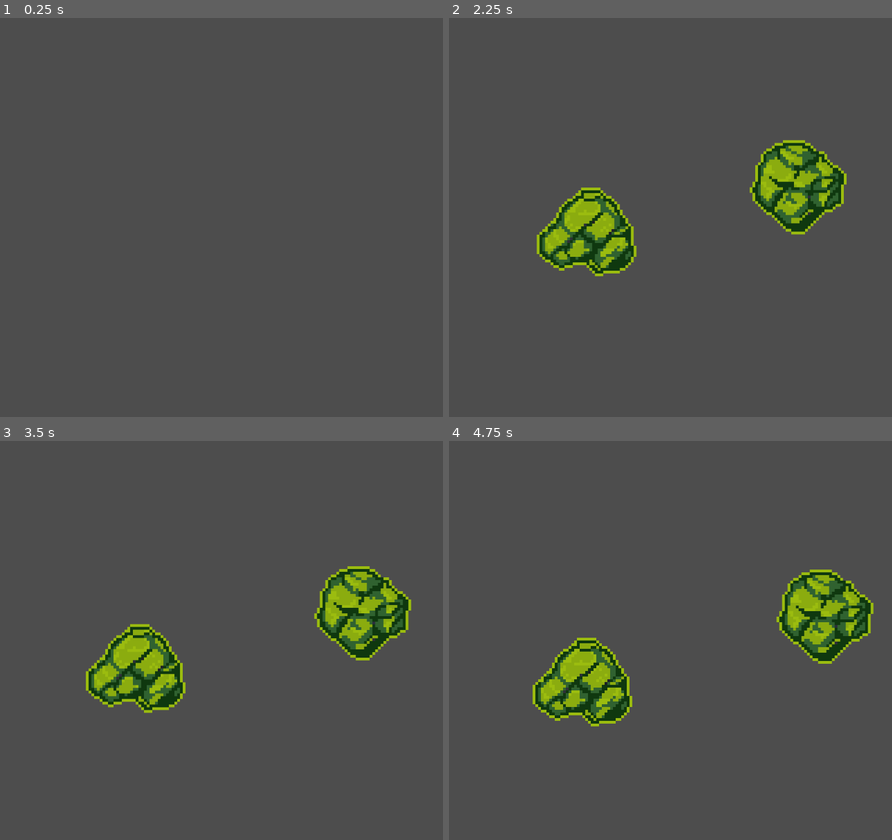
Above: before the commit, frames 1-4 (two rows, left to right).
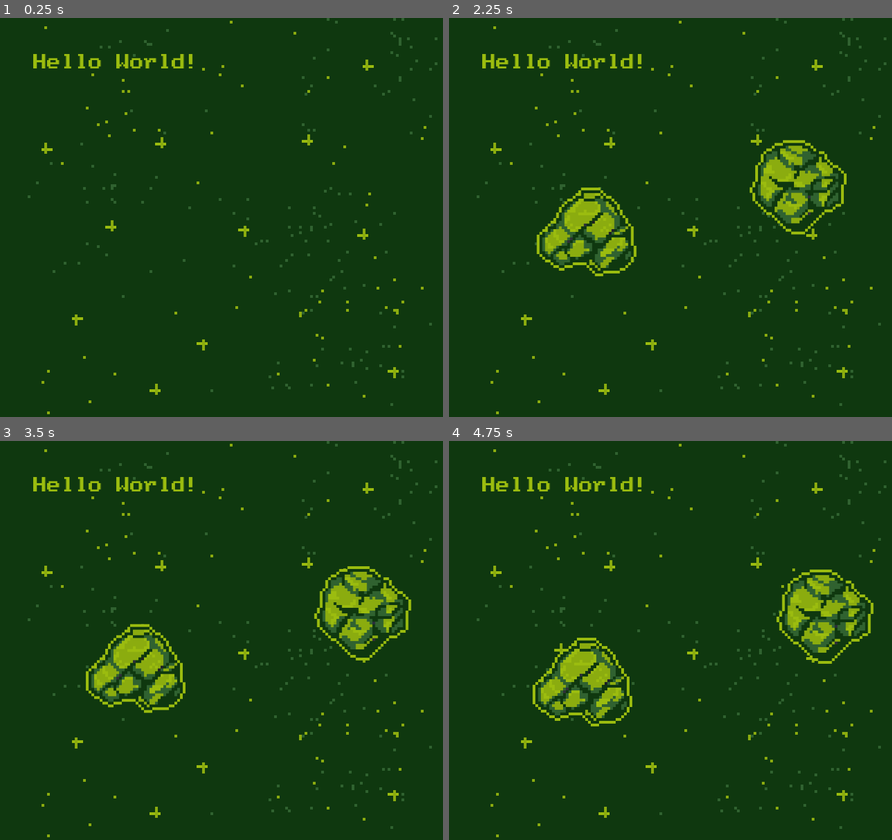
Above: after the commit, the same moments.

Repository: ceafin/20GC_Challenge04_Asteroids
Game: Godot game, scene res://scenes/main_game.tscn
The game is run twice, just before and just after one commit, with the same random seed, the same clock (stepped at 60 frames per second) and the same inputs.
Inputs:
- Up to frame 1 (0.25 s): no input
- Up to frame 2 (2.25 s): tap Enter at 0.5, 2 s; hold Right (turn_right) 0.53-1.28 s; tap Space (shoot) at 0.6, 1.25, 2.1 s; hold Down (backwards) 1.28-2.03 s; tap Shift (teleport) at 1.35 s; hold Right (turn_right) from 2.03 s (still down)
- Up to frame 3 (3.5 s): release Right (turn_right) at 2.78 s; hold Up (forward) from 2.78 s (still down); tap Shift (teleport) at 2.85 s
- Up to frame 4 (4.75 s): release Up (forward) at 3.53 s; hold Left (turn_left) from 3.53 s (still down); tap Space (shoot) at 3.6 s; tap Shift (teleport) at 4.35 s

The runs differ from the first frame. In frame 1, 100% of the frame differs, in the area x 0-100%, y 0-100%; in frame 2, 93%; in frame 3, 93%; in frame 4, 93%.

Commit message:
beginning the UI stuff

Diff:
--- /dev/null
+++ b/resources/base_ui_theme.tres
@@ -0,0 +1,25 @@
+[gd_resource type="Theme" load_steps=4 format=3 uid="uid://464adssc8ko4"]
+
+[ext_resource type="FontFile" uid="uid://4ddbr6nuc0yi" path="res://fonts/Ac437_PhoenixEGA_8x8.ttf" id="1_q3bsw"]
+
+[sub_resource type="StyleBoxFlat" id="StyleBoxFlat_q3bsw"]
+bg_color = Color(0.188235, 0.384314, 0.188235, 1)
+
+[sub_resource type="StyleBoxFlat" id="StyleBoxFlat_phu5m"]
+bg_color = Color(0.0588235, 0.219608, 0.0588235, 1)
+
+[resource]
+resource_name = "BaseUITheme"
+Button/colors/font_color = Color(0.607843, 0.737255, 0.0588235, 1)
+Button/colors/font_hover_color = Color(0.607843, 0.737255, 0.0588235, 1)
+Button/colors/font_outline_color = Color(0.0588235, 0.219608, 0.0588235, 1)
+Button/constants/outline_size = 2
+Button/font_sizes/font_size = 6
+Button/fonts/font = ExtResource("1_q3bsw")
+Button/styles/hover = SubResource("StyleBoxFlat_q3bsw")
+Button/styles/normal = SubResource("StyleBoxFlat_phu5m")
+Label/colors/font_color = Color(0.607843, 0.737255, 0.0588235, 1)
+Label/colors/font_outline_color = Color(0.0588235, 0.219608, 0.0588235, 1)
+Label/constants/outline_size = 2
+Label/font_sizes/font_size = 6
+Label/fonts/font = ExtResource("1_q3bsw")
--- /dev/null
+++ b/scenes/explosion.tscn
@@ -0,0 +1,56 @@
+[gd_scene load_steps=9 format=3 uid="uid://dopxm8ibxrf4p"]
+
+[ext_resource type="Texture2D" uid="uid://bxxn5bt73jah8" path="res://assets/explode.png" id="1_nfeox"]
+[ext_resource type="Script" uid="uid://c60j1hxs8u3lp" path="res://scripts/explosion.gd" id="2_aw4cw"]
+
+[sub_resource type="AtlasTexture" id="AtlasTexture_3el85"]
+atlas = ExtResource("1_nfeox")
+region = Rect2(0, 0, 16, 16)
+
+[sub_resource type="AtlasTexture" id="AtlasTexture_hbmxj"]
+atlas = ExtResource("1_nfeox")
+region = Rect2(16, 0, 16, 16)
+
+[sub_resource type="AtlasTexture" id="AtlasTexture_xfoey"]
+atlas = ExtResource("1_nfeox")
+region = Rect2(32, 0, 16, 16)
+
+[sub_resource type="AtlasTexture" id="AtlasTexture_v8gpv"]
+atlas = ExtResource("1_nfeox")
+region = Rect2(48, 0, 16, 16)
+
+[sub_resource type="AtlasTexture" id="AtlasTexture_cun36"]
+atlas = ExtResource("1_nfeox")
+region = Rect2(64, 0, 16, 16)
+
+[sub_resource type="SpriteFrames" id="SpriteFrames_vk406"]
+animations = [{
+"frames": [{
+"duration": 1.0,
+"texture": SubResource("AtlasTexture_3el85")
+}, {
+"duration": 1.0,
+"texture": SubResource("AtlasTexture_hbmxj")
+}, {
+"duration": 1.0,
+"texture": SubResource("AtlasTexture_xfoey")
+}, {
+"duration": 1.0,
+"texture": SubResource("AtlasTexture_v8gpv")
+}, {
+"duration": 1.0,
+"texture": SubResource("AtlasTexture_cun36")
+}],
+"loop": false,
+"name": &"default",
+"speed": 12.0
+}]
+
+[node name="Explosion" type="AnimatedSprite2D"]
+sprite_frames = SubResource("SpriteFrames_vk406")
+autoplay = "default"
+frame = 4
+frame_progress = 1.0
+script = ExtResource("2_aw4cw")
+
+[connection signal="animation_finished" from="." to="." method="_on_animation_finished"]
--- a/scenes/main_game.tscn
+++ b/scenes/main_game.tscn
@@ -1,7 +1,8 @@
-[gd_scene load_steps=3 format=3 uid="uid://cabllw2t86ivn"]
+[gd_scene load_steps=4 format=3 uid="uid://cabllw2t86ivn"]
 
 [ext_resource type="Script" uid="uid://c8jl77bvy47ky" path="res://scripts/main_game.gd" id="1_s3esy"]
 [ext_resource type="PackedScene" uid="uid://tr4fyasblpmq" path="res://scenes/starfield.tscn" id="2_72e8q"]
+[ext_resource type="PackedScene" uid="uid://pf3foqr0cuwp" path="res://scenes/ui.tscn" id="3_d2op2"]
 
 [node name="MainGame" type="Node"]
 script = ExtResource("1_s3esy")
@@ -9,3 +10,5 @@
 [node name="Starfield" parent="." instance=ExtResource("2_72e8q")]
 
 [node name="GameOverlay" type="CanvasLayer" parent="."]
+
+[node name="UI" parent="GameOverlay" instance=ExtResource("3_d2op2")]
--- a/scenes/starfield.tscn
+++ b/scenes/starfield.tscn
@@ -1,6 +1,11 @@
-[gd_scene load_steps=2 format=3 uid="uid://tr4fyasblpmq"]
+[gd_scene load_steps=3 format=3 uid="uid://tr4fyasblpmq"]
 
 [ext_resource type="Script" uid="uid://bubctv7651dp1" path="res://scripts/starfield.gd" id="1_g6628"]
+[ext_resource type="Texture2D" uid="uid://def58qlukaa5b" path="res://assets/bg.png" id="2_6yukn"]
 
 [node name="Starfield" type="Node2D"]
 script = ExtResource("1_g6628")
+
+[node name="Sprite2D" type="Sprite2D" parent="."]
+texture = ExtResource("2_6yukn")
+centered = false
--- /dev/null
+++ b/scenes/ui.tscn
@@ -0,0 +1,30 @@
+[gd_scene load_steps=4 format=3 uid="uid://pf3foqr0cuwp"]
+
+[ext_resource type="Script" uid="uid://cdf1lgdwf44qw" path="res://scripts/ui.gd" id="1_nt7q6"]
+[ext_resource type="Theme" uid="uid://464adssc8ko4" path="res://resources/base_ui_theme.tres" id="1_x4jx1"]
+[ext_resource type="Texture2D" uid="uid://cjbpkgy2ls11p" path="res://assets/bullet.png" id="3_yev5y"]
+
+[node name="UI" type="Control"]
+layout_mode = 3
+anchors_preset = 15
+anchor_right = 1.0
+anchor_bottom = 1.0
+grow_horizontal = 2
+grow_vertical = 2
+size_flags_horizontal = 3
+size_flags_vertical = 3
+theme = ExtResource("1_x4jx1")
+script = ExtResource("1_nt7q6")
+
+[node name="Label" type="Label" parent="."]
+layout_mode = 0
+offset_left = 12.0
+offset_top = 13.0
+offset_right = 72.0
+offset_bottom = 29.0
+text = "Hello World!"
+
+[node name="Sprite2D" type="Sprite2D" parent="."]
+position = Vector2(-27, 20)
+scale = Vector2(10, 10)
+texture = ExtResource("3_yev5y")
--- a/scripts/asteroid.gd
+++ b/scripts/asteroid.gd
@@ -1,6 +1,7 @@
 extends StaticBody2D
 class_name Asteroid
 
+const EXPLOSION : PackedScene = preload("res://scenes/explosion.tscn")
 
 var size : int = 2
 var speed : float = 2.0
@@ -25,7 +26,11 @@
 	requested_wrap.emit( self )
 
 func explode() -> void:
-	print("Boom!")
+	var boom : Explosion = EXPLOSION.instantiate()
+	boom.position = position
+	boom.z_index = 100
+	get_parent().add_child( boom )
 	destroyed.emit( size, global_position )
 	await get_tree().process_frame
-	queue_free()
+	if is_inside_tree():
+		queue_free()
--- /dev/null
+++ b/scripts/explosion.gd
@@ -0,0 +1,11 @@
+extends AnimatedSprite2D
+class_name Explosion
+
+
+
+func _ready() -> void:
+	pass #play sound
+
+func _on_animation_finished() -> void:
+	if is_inside_tree():
+		queue_free()
--- a/scripts/main_game.gd
+++ b/scripts/main_game.gd
@@ -70,7 +70,7 @@
 		starfield.register_wrappable( smaller_asteroid )
 		smaller_asteroid.size = size - 1
 		smaller_asteroid.speed = 3 if size == 2 else 6
-		smaller_asteroid.position = position + Vector2( randf_range( -10, 10 ), randf_range( -10, 10 ) )
+		smaller_asteroid.position = position #+ Vector2( randf_range( -10, 10 ), randf_range( -10, 10 ) )
 		smaller_asteroid.destroyed.connect( Callable( self, "_on_asteroid_destroyed" ) )
 
 
--- /dev/null
+++ b/scripts/ui.gd
@@ -0,0 +1,6 @@
+extends Control
+class_name GameUI
+
+
+func _ready() -> void:
+	pass
Binary file added: assets/bg.aseprite
Binary file added: assets/bg.png
Not shown, added: assets/bg.png.import
Binary file added: fonts/Ac437_PhoenixEGA_8x8.ttf
Not shown, added: fonts/Ac437_PhoenixEGA_8x8.ttf.import
Not shown, added: scripts/explosion.gd.uid
Not shown, added: scripts/ui.gd.uid
Not shown, added: fonts/Bm437_PhoenixEGA_8x8.otb
